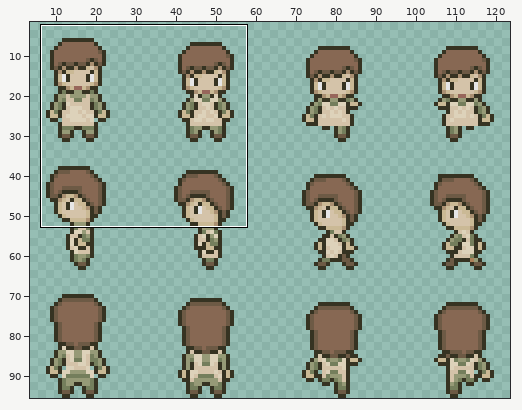
Two states of a pixel-art file, assets/01_characters/03_pnjs/josephDomestique.aseprite. The first picture is a wide view before the edit; the outline marks the close-up.
Close-up. Earlier state:
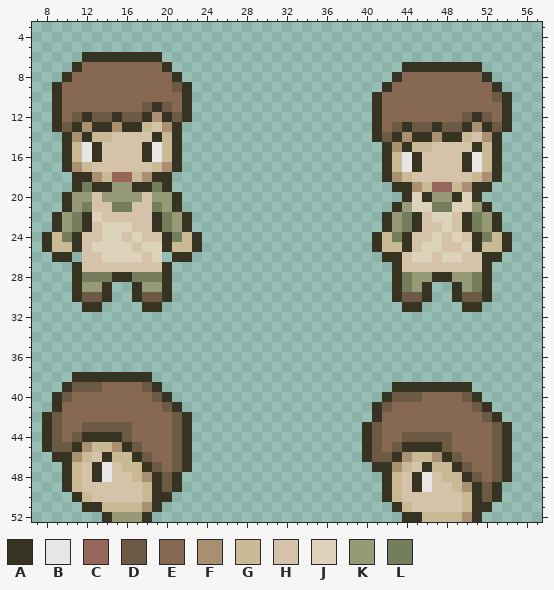
128x96 pixels, 1 frame. Shown: x 7..57, y 3..52. The wide view leaves out empty margins. The commit also changed other parts of the picture, which this record leaves out.
Palette (. is transparent): A #363322  B #e6e6e6  C #97665b  D #6d5a45  E #876853  F #aa9072  G #cab995  H #d4c3a9  J #ddd2ba  K #969a77  L #747e5c
Pixels before, first column x 8:
 6 ....AAAAAAAA...................................
 7 ...AEEEEEEEEA.......................AAAAAAAA...
 8 ..AEEEEEEEEEEA.....................AEEEEEEEEA..
 9 .AEEEEEEEEEEEDA...................AEEEEEEEEEEA.
10 .AEEEEEEEEEEEEA..................AEEEEEEEEEEEDA
11 .AEEEEEEEEDADEA..................AEEEEEEEEEEEEA
12 .AEDADDADDAFADA..................AEEEEEEEEDADEA
13 .ADAFAAFAAGHFA...................AEDADDADDAFADA
14 ..AFAGGHHHHAGA...................ADAFAAFAAGHFA.
15 ..AGBAHHHHABGA....................AFAGGHHHHAGA.
16 ..AGBAHHHHABGA....................AGBAHHHHABGA.
17 ..AFGHHHHHHGFA....................AGBAHHHHABGA.
18 ...AAFGCCGFAA.....................AFGHHHHHHGFA.
19 ...ALAAKKAALA......................AAFGCCGFAA..
20 ..AKKHKKKKHKKA......................AJAKKAJA...
21 ..AKLHHLLHHLKA.....................AKJJLLJJKA..
22 .AKLAJHHHHHALKA...................AKLAHJJHALKA.
23 .AKLAHJJJHHALKA...................AKLAHHJHALKA.
24 AGLAHHJJHJHHALGA.................AGLAHHJHJHALGA
25 AGGAHJJJJHJJAGGA.................AGGAHJJHHJAGGA
26 .AA.HHJJJJHJ.AA...................AAHJJHJJHHAA.
27 ...AHHHHHHHHA......................AHHHHHHHHA..
28 ...ALLLAALLLA......................ALKKAAKKLA..
29 ...AKKA..AKKA......................ALKA..AKLA..
30 ...ADDA..ADDA......................ADDA..ADDA..
31 ....AA....AA........................AA....AA...
32 ...............................................
33 ...............................................
34 ...............................................
35 ...............................................
36 ...............................................
37 ...............................................
38 ...AAAAAAAA....................................
39 ..ADDDEEEEDA.......................AAAAAAAA....
40 .ADEEEEEEEEDA.....................ADDDEEEEDA...
41 .AEEEEEEEEEEDA...................ADEEEEEEEEDA..
42 ADEEEEEEEEEEEDA..................AEEEEEEEEEEDA.
43 ADEEDDDDDEEEEDA.................ADEEEEEEEEEEEDA
44 ADEDAAAADEEEEDA.................ADEEDDDDDEEEEDA
45 ADDAFGGFADEEEDA.................ADEDAAAADEEEEDA
46 .AAFGHAGGADEEDA.................ADDAFGGFADEEEDA
47 ..AGHABHGGADEDA..................AAFGHAGGADEEDA
48 ..AGHABHHGFADA....................AGHABHGGADEDA
49 ..AGHHHHHHGADA....................AGHABHHGFADA.
50 ...AGHHHHHGAA.....................AGHHHHHHGADA.
51 ....AAGGGGFA.......................AGHHHHHGAA..
52 ......AKKKA.........................AAGGGGFA...
The same view after the edit:
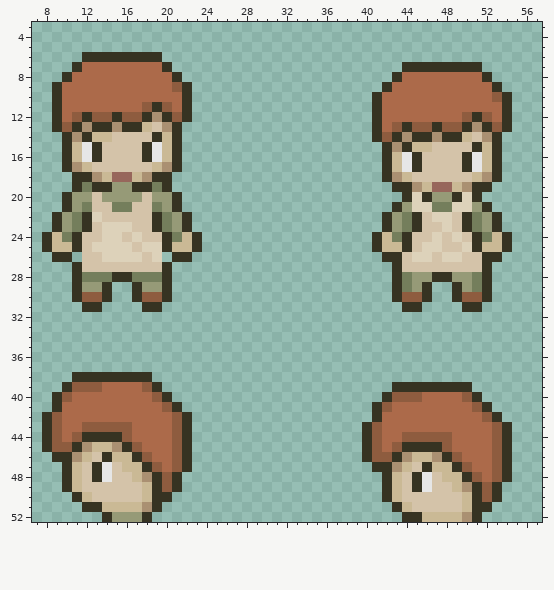
Change:
Colour D changes from #6d5a45 to #8e5c3f.
Colour E changes from #876853 to #ac6a4a.
